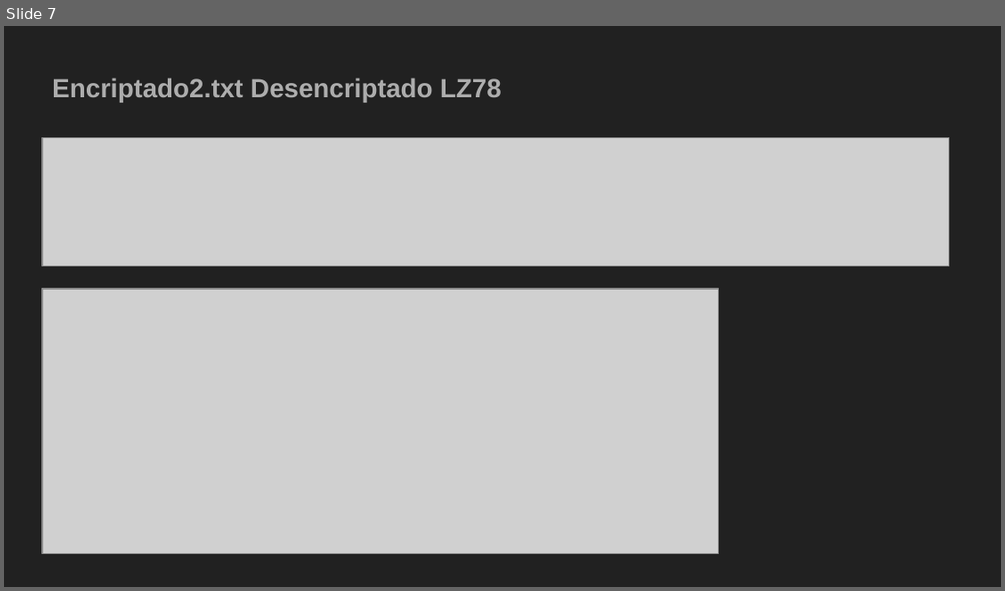
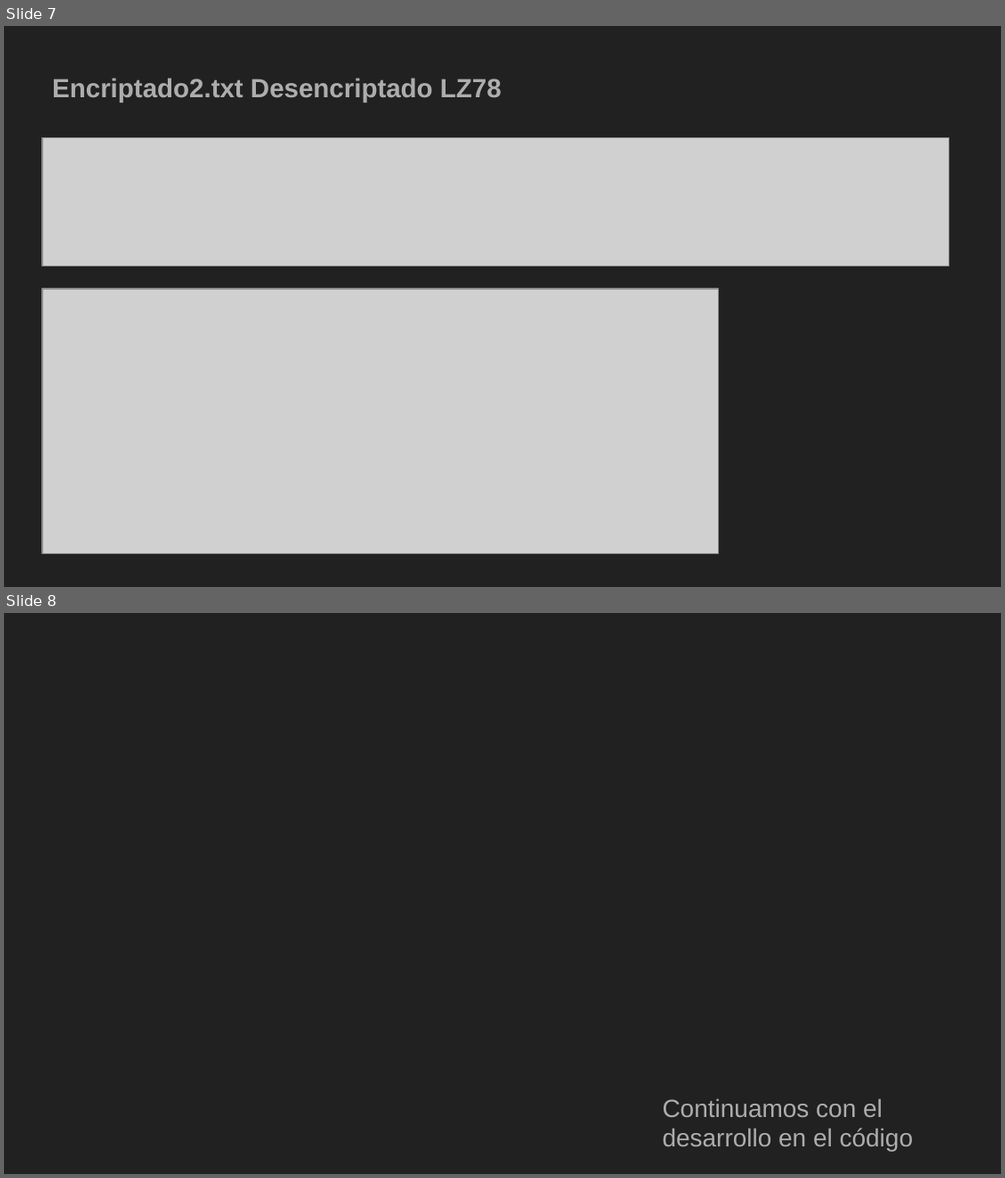
Before and after one commit to joserendon1/Desafio-I, a slide deck: Desafío I.pptx. Shown one above the other, each under a label of ours: slide 7 before the commit, slides 7 and 8 after it. The pictures are 1005x591 and 1005x1178 pixels, drawn with LibreOffice and Linux fonts; fonts in the diff are those of the drawing; grey boxes stand for pictures. Boxes give left, top, right and bottom in pixels: in the first picture for what was removed or moved away, otherwise in the second. Text is boxed around its words. In the diff, an @@ line names an element or a change of style, - is before the commit and + after.

```diff
--- a/Desafío I.pptx
+++ b/Desafío I.pptx
@@ slide 8 added at bbox=[4, 613, 1001, 1174], background #212121 @@
@@ text added at bbox=[663, 1098, 913, 1151], 18 pt, text #ADADAD @@
+Continuamos con el desarrollo en el código
```
Also in this commit, not shown: 3 slides removed, 3 other files.
